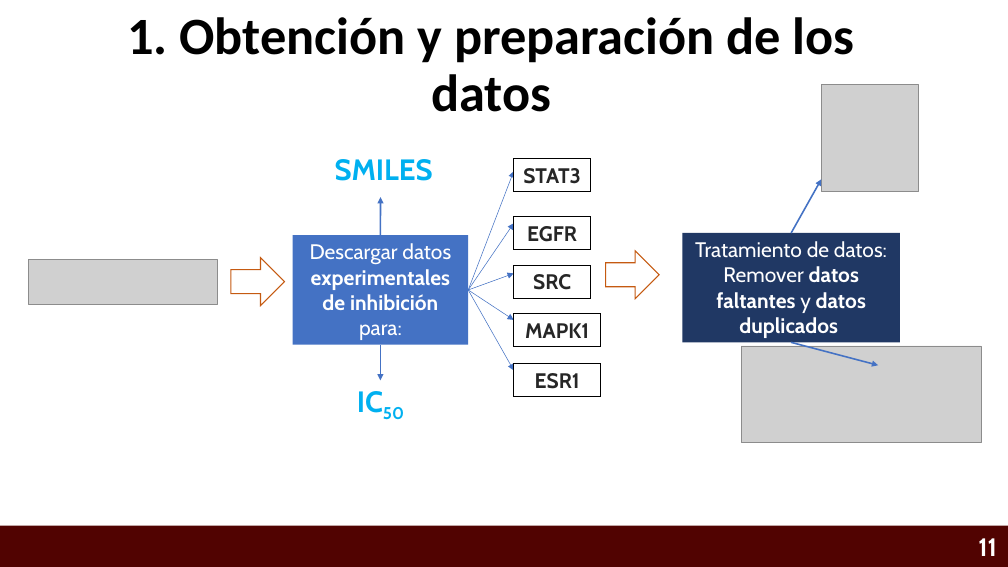
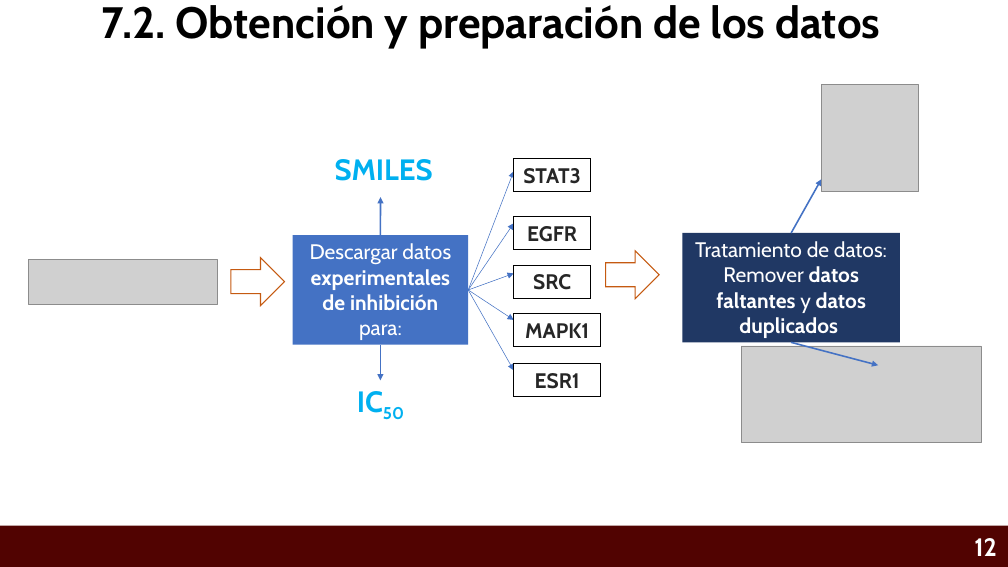
Before and after one commit to Eliud7720/Alzheimer---Anteproyecto, a slide deck: slide 12 of CRIBADO VIRTUAL INTELIGENTE PARA IDENTIFICAR INHIBIDORES MULTI-BLANCO ENFOCADOS AL TRATAMIENTO DE LA .pptx (slide 11 before the commit). Drawn at 1008x567 pixels with LibreOffice and Linux fonts; fonts in the diff are those of the drawing; grey boxes stand for pictures; background and template pictures are left out. Boxes give left, top, right and bottom in pixels: in the first picture for what was removed or moved away, otherwise in the second. Text is boxed around its words. In the diff, an @@ line names an element or a change of style, - is before the commit and + after.

```diff
--- a/CRIBADO VIRTUAL INTELIGENTE PARA IDENTIFICAR INHIBIDORES MULTI-BLANCO ENFOCADOS AL TRATAMIENTO DE LA .pptx
+++ b/CRIBADO VIRTUAL INTELIGENTE PARA IDENTIFICAR INHIBIDORES MULTI-BLANCO ENFOCADOS AL TRATAMIENTO DE LA .pptx
@@ text at box(101, 5, 880, 49): text changed; size 50 to 41.9 pt; font Calibri to Cabin @@
-1. Obtención y preparación de los datos
+7.2. Obtención y preparación de los datos
@@ page number at box(974, 538, 997, 556): text changed @@
-11
+12
```
Also in this commit, not shown: 12 other slides changed, 8 slides added, 4 slides removed.
